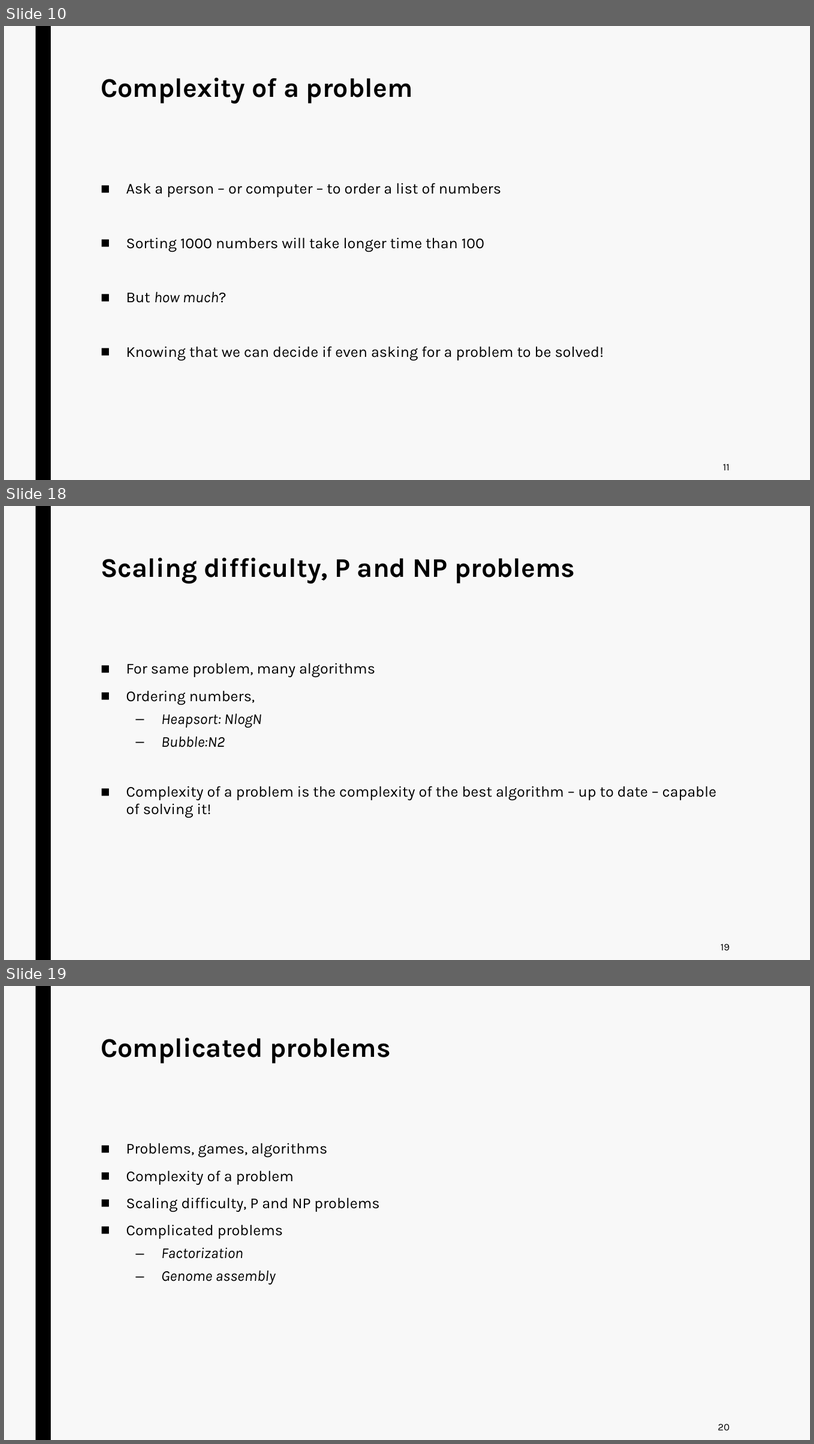
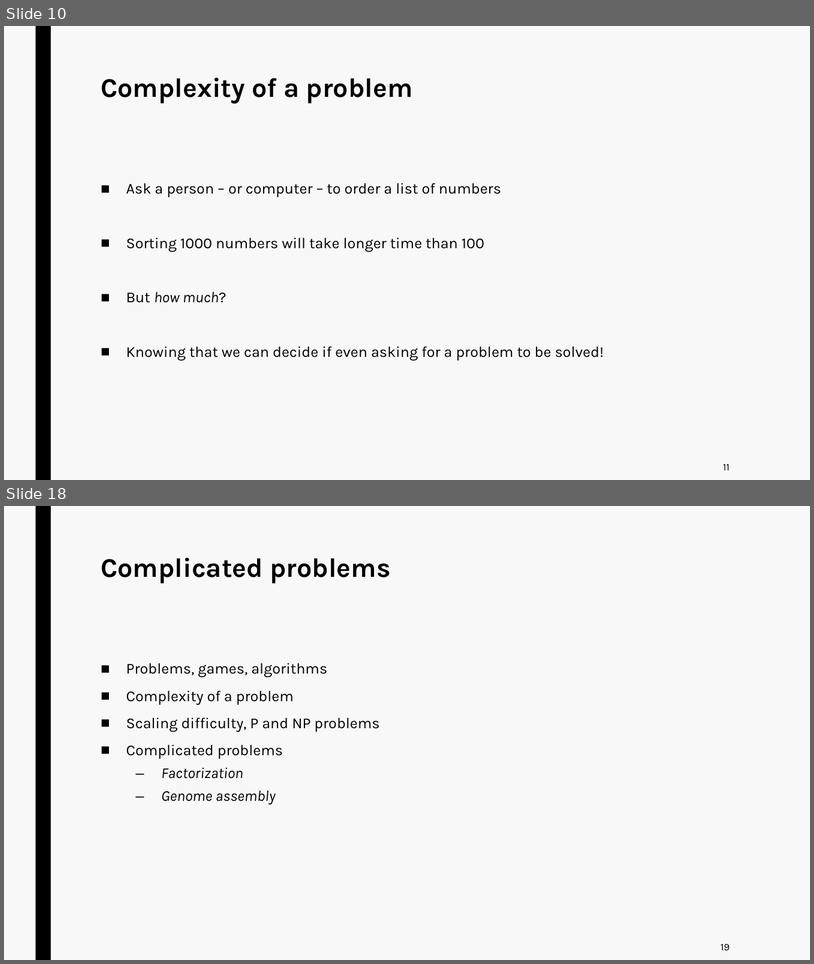
Before and after one commit to jurtasun/presentations, a slide deck: 202306_LMS_Complexity/230619_LMS_Complexity.ppt. Shown one above the other, each under a label of ours: slides 10, 18 and 19 before the commit, slides 10 and 18 after it; the slides between them are not shown. The pictures are 814x1444 and 814x964 pixels, drawn with LibreOffice and Linux fonts; fonts in the diff are those of the drawing. Boxes give left, top, right and bottom in pixels: in the first picture for what was removed or moved away, otherwise in the second. Text is boxed around its words. In the diff, an @@ line names an element or a change of style, - is before the commit and + after.

```diff
--- a/202306_LMS_Complexity/230619_LMS_Complexity.ppt
+++ b/202306_LMS_Complexity/230619_LMS_Complexity.ppt
@@ slide 18 removed at [4,506,810,960], background #F8F8F8; not listed: 1 template element that a slide beside it also shows @@
@@ title removed at [101,558,575,584] @@
-Scaling difficulty, P and NP problems
@@ text removed at [126,663,717,817] @@
-■ For same problem, many algorithms
-■ Ordering numbers,
-  – Heapsort: NlogN
-  – Bubble:N2
-■ Complexity of a problem is the complexity of the best algorithm – up to date – capable of solving it!
@@ page number removed at [721,943,730,950] @@
-19
@@ what was slide 19 is now slide 18 @@
@@ page number at [721,943,730,950]: text changed @@
-20
+19
```
Also in this commit, not shown: 8 slides changed, 4 other files.
